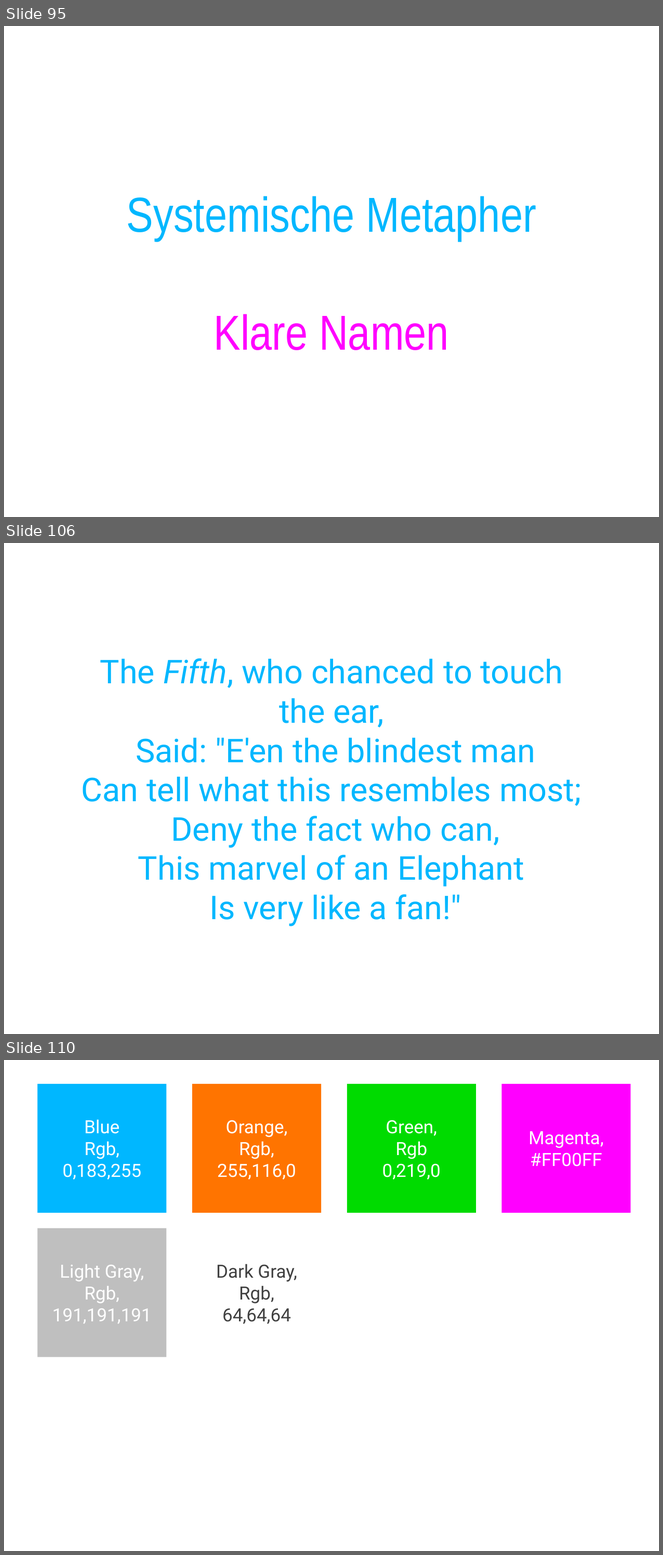
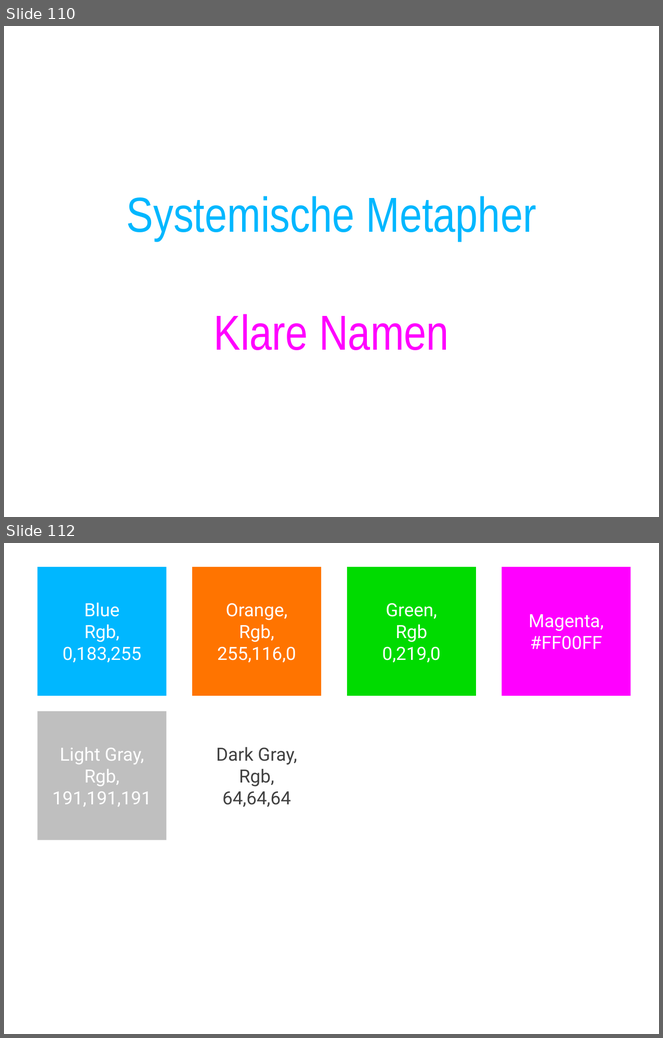
Before and after one commit to cessor/empathiccode, a slide deck: WeaselWords-DotnetDevCon.pptx. Shown one above the other, each under a label of ours: slides 95, 106 and 110 before the commit, slides 110 and 112 after it; the slides between them are not shown. The pictures are 663x1555 and 663x1038 pixels, drawn with LibreOffice and Linux fonts; fonts in the diff are those of the drawing. Boxes give left, top, right and bottom in pixels: in the first picture for what was removed or moved away, otherwise in the second. Text is boxed around its words. In the diff, an @@ line names an element or a change of style, - is before the commit and + after.

```diff
--- a/WeaselWords-DotnetDevCon.pptx
+++ b/WeaselWords-DotnetDevCon.pptx
@@ slide 106 removed at (x1=4, y1=543, x2=659, y2=1034), background #FFFFFF @@
@@ title removed at (x1=81, y1=658, x2=582, y2=927) @@
-The Fifth, who chanced to touch the ear,
-Said: "E'en the blindest man
-Can tell what this resembles most;
-Deny the fact who can,
-This marvel of an Elephant
-Is very like a fan!"
@@ what was slide 95 is now slide 110 @@
@@ what was slide 110 is now slide 112 @@
```
Also in this commit, not shown: 8 slides changed, 27 slides added, 24 other slides removed, 1 other file.
